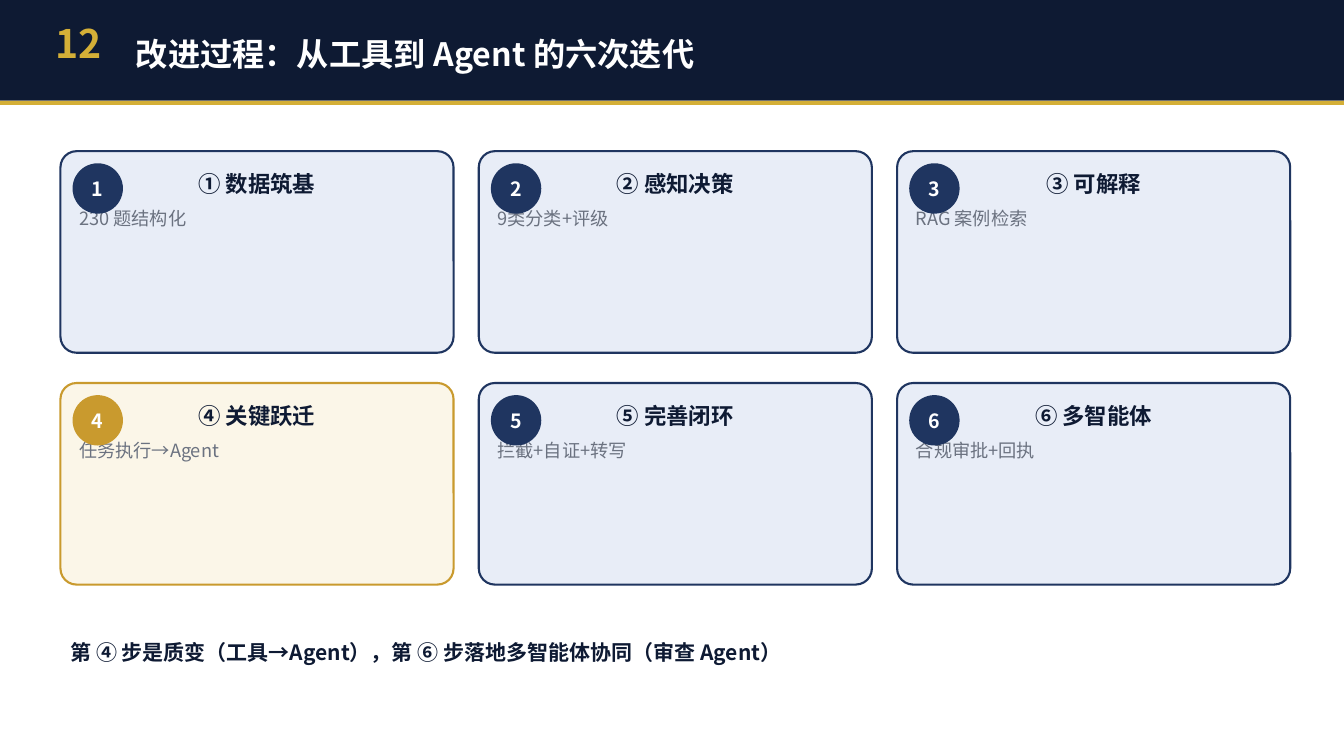
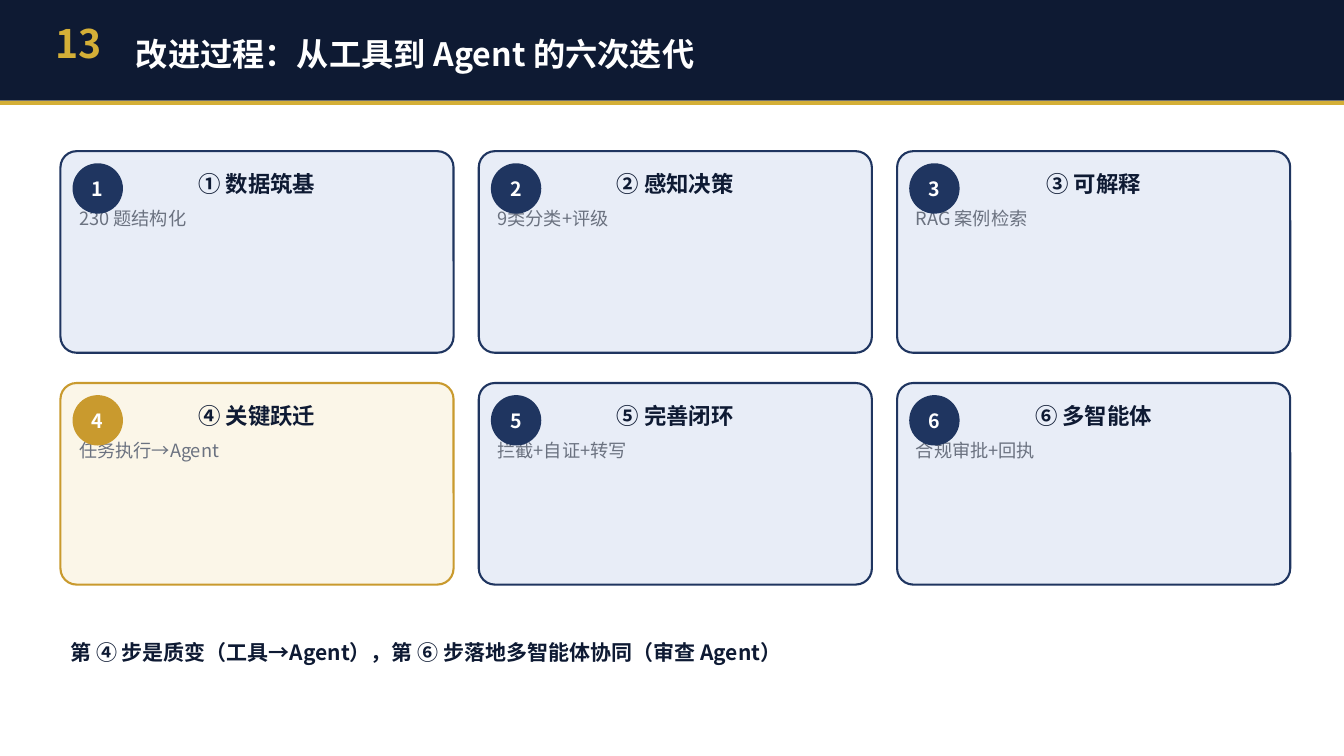
Before and after one commit to JackMA-SYSU/cfa-compliance-assistant, a slide deck: slide 14 of 商策PPT_暑假不回家队.pptx (slide 13 before the commit). Drawn at 1344x756 pixels with LibreOffice and Linux fonts; fonts in the diff are those of the drawing. Boxes give left, top, right and bottom in pixels: in the first picture for what was removed or moved away, otherwise in the second. Text is boxed around its words. In the diff, an @@ line names an element or a change of style, - is before the commit and + after.

```diff
--- a/商策PPT_暑假不回家队.pptx
+++ b/商策PPT_暑假不回家队.pptx
@@ text at (55,28,101,59): text changed @@
-12
+13
```
Also in this commit, not shown: 10 other slides changed, 1 slide added, 7 other files.
